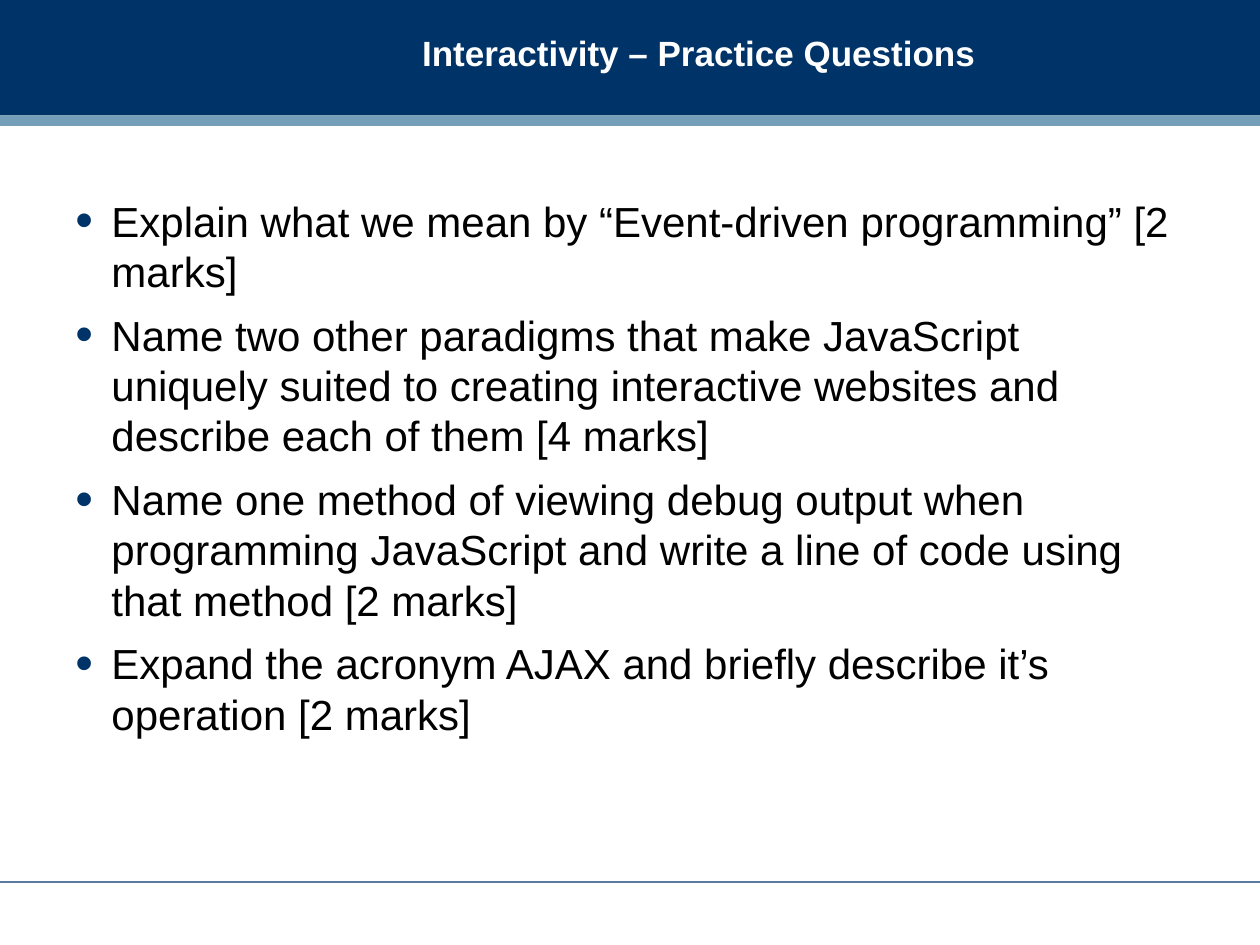
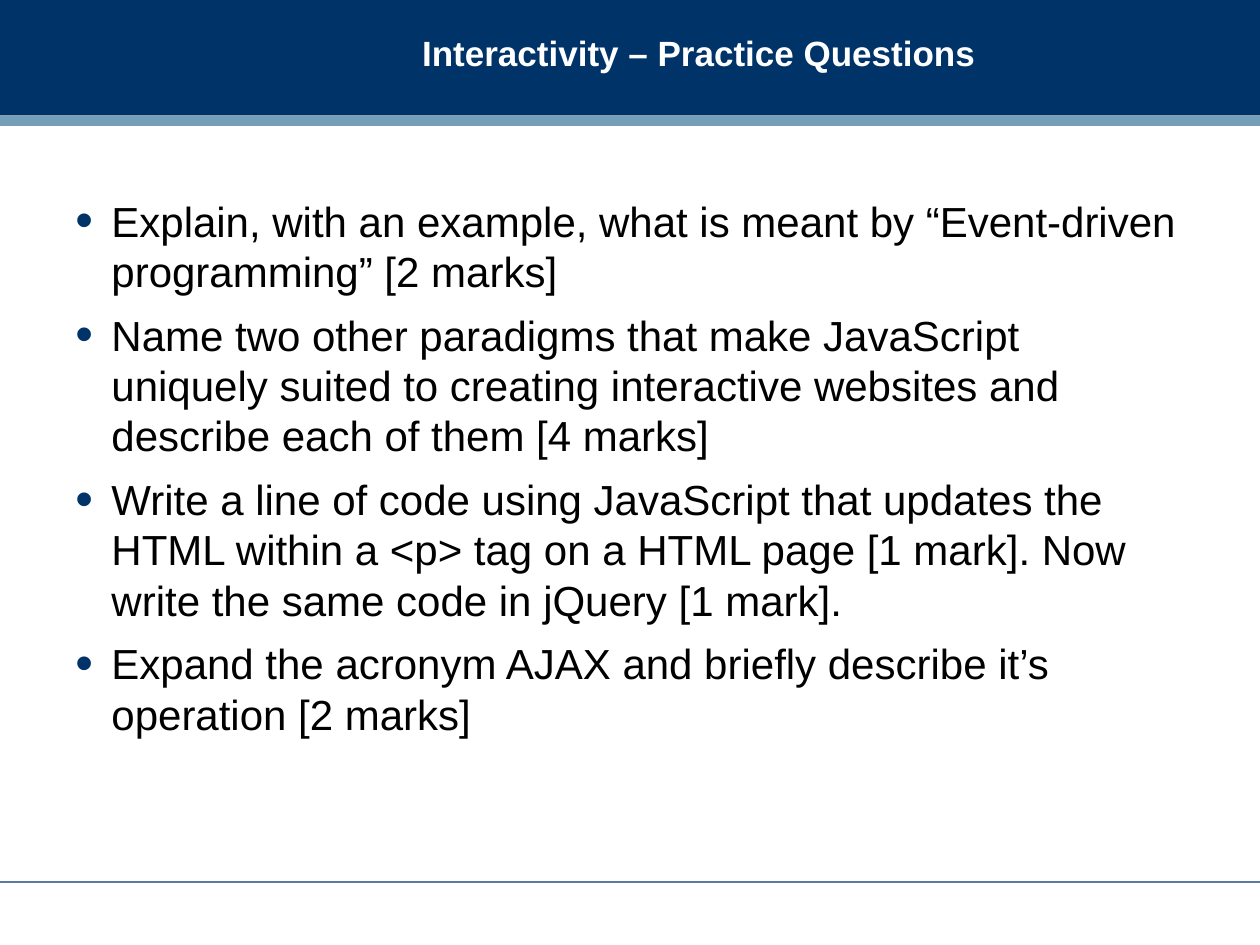
Before and after one commit to dreamind/ix, a slide deck: slide 25 of lectures/review/exam_review.ppt (slide 24 before the commit). Drawn at 1260x945 pixels with LibreOffice and Linux fonts; fonts in the diff are those of the drawing; background and template pictures are left out. Boxes give left, top, right and bottom in pixels: in the first picture for what was removed or moved away, otherwise in the second. Text is boxed around its words. In the diff, an @@ line names an element or a change of style, - is before the commit and + after.

```diff
--- a/lectures/review/exam_review.ppt
+++ b/lectures/review/exam_review.ppt
@@ text at <box>111,206,1176,296</box>: text changed @@
-• Explain what we mean by “Event-driven programming” [2 marks]
+• Explain, with an example, what is meant by “Event-driven programming” [2 marks]
@@ text at <box>111,484,1126,624</box>: text changed @@
-• Name one method of viewing debug output when programming JavaScript and write a line of code using that method [2 marks]
+• Write a line of code using JavaScript that updates the HTML within a <p> tag on a HTML page [1 mark]. Now write the same code in jQuery [1 mark].
```
Also in this commit, not shown: 11 other slides changed, 1 slide added, 3 slides removed, 2 other files.
